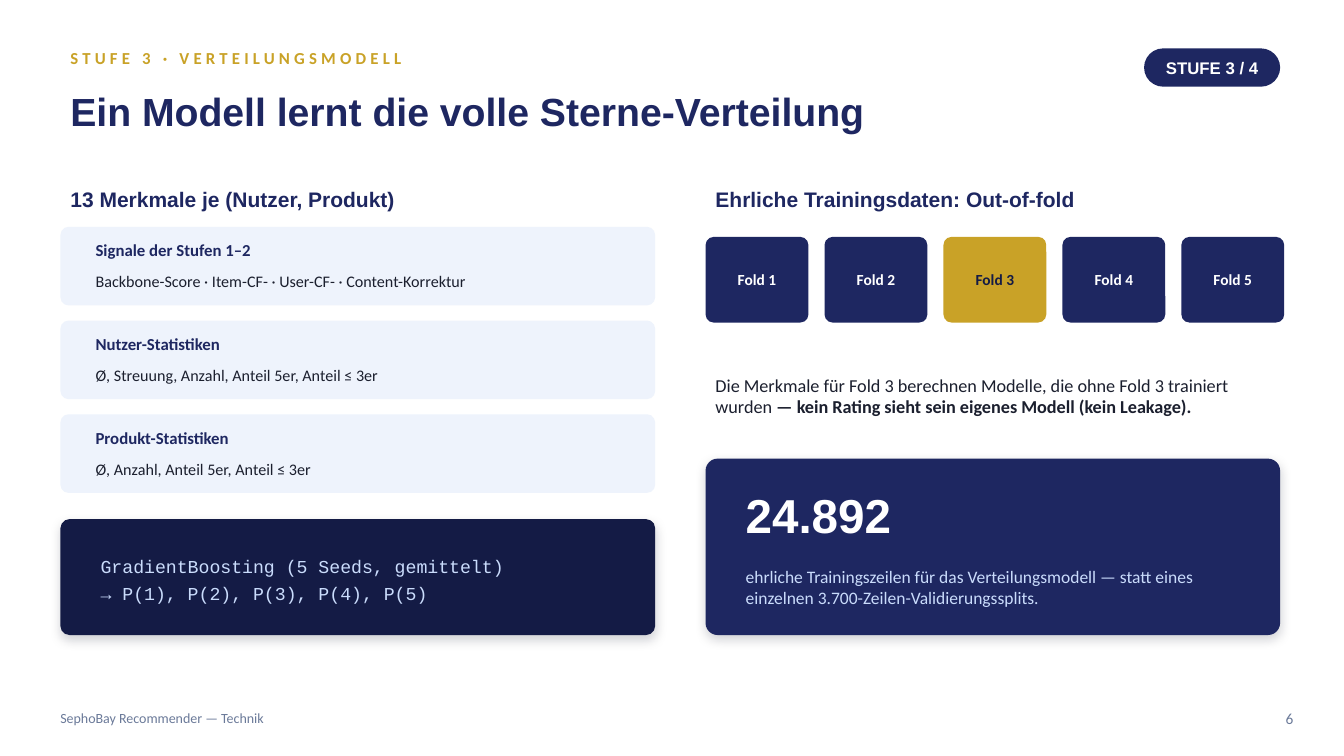
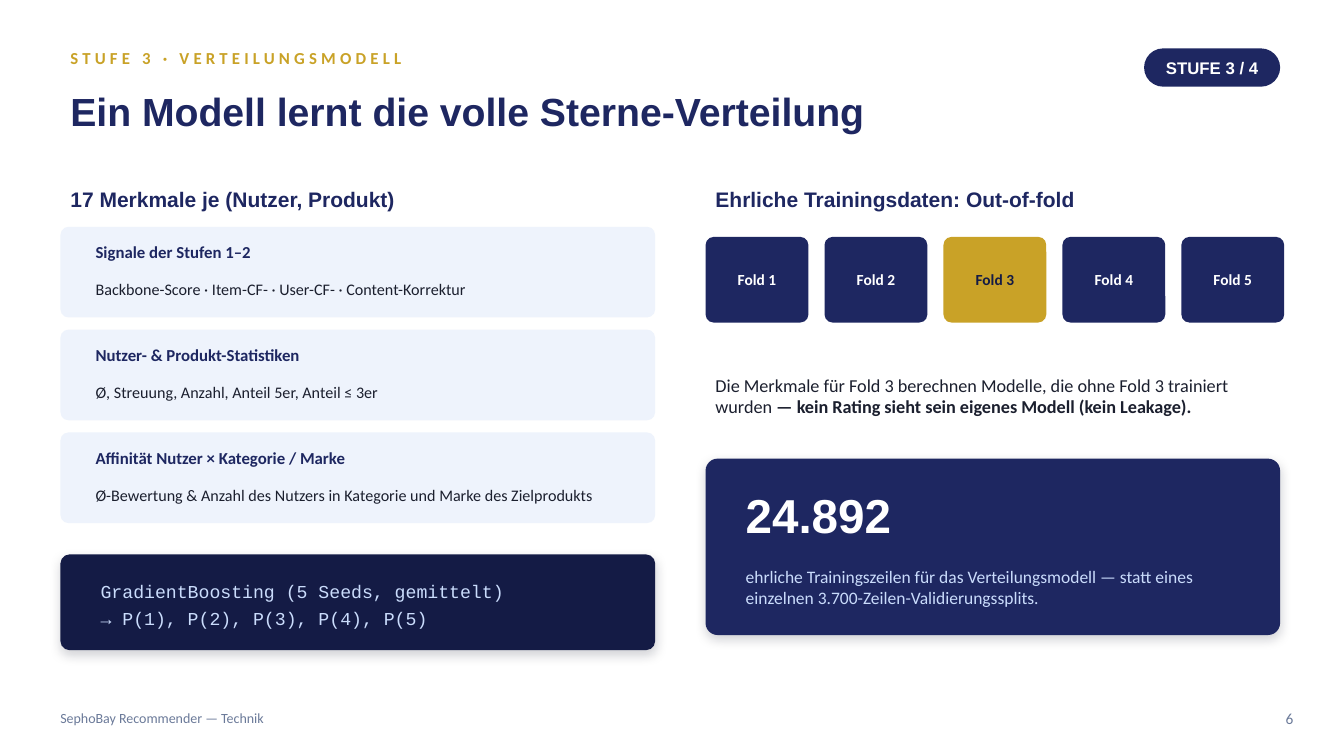
Before and after one commit to KaaraDev/sephobay, a slide deck: slide 6 of SephoBay_Praesentation_Technik.pptx. Drawn at 1344x756 pixels with LibreOffice and Linux fonts; fonts in the diff are those of the drawing. Boxes give left, top, right and bottom in pixels: in the first picture for what was removed or moved away, otherwise in the second. Text is boxed around its words. In the diff, an @@ line names an element or a change of style, - is before the commit and + after.

```diff
--- a/SephoBay_Praesentation_Technik.pptx
+++ b/SephoBay_Praesentation_Technik.pptx
@@ text at bbox=[70, 191, 394, 211]: text changed @@
-13 Merkmale je (Nutzer, Produkt)
+17 Merkmale je (Nutzer, Produkt)
@@ rounded rectangle: place and size @@
-rounded rectangle at bbox=[60, 227, 655, 306]
+rounded rectangle at bbox=[60, 227, 655, 318]
@@ text "Backbone-Score · Item-CF- · User-CF- ...": place and size @@
-text "Backbone-Score · Item-CF- · User-CF- ..." at bbox=[96, 276, 465, 287]
+text "Backbone-Score · Item-CF- · User-CF- ..." at bbox=[96, 284, 465, 295]
@@ rounded rectangle: place and size @@
-rounded rectangle at bbox=[60, 321, 655, 399]
+rounded rectangle at bbox=[60, 330, 655, 420]
@@ text at bbox=[96, 349, 299, 361]: text changed @@
-Nutzer-Statistiken
+Nutzer- & Produkt-Statistiken
@@ text "Ø, Streuung, Anzahl, Anteil 5er, ...": place and size @@
-text "Ø, Streuung, Anzahl, Anteil 5er, ..." at bbox=[96, 370, 378, 384]
+text "Ø, Streuung, Anzahl, Anteil 5er, ..." at bbox=[96, 387, 378, 401]
@@ rounded rectangle: place and size @@
-rounded rectangle at bbox=[60, 414, 655, 493]
+rounded rectangle at bbox=[60, 433, 655, 523]
@@ text at bbox=[96, 452, 345, 467]: text changed @@
-Produkt-Statistiken
+Affinität Nutzer × Kategorie / Marke
@@ text at bbox=[96, 490, 592, 504]: text changed @@
-Ø, Anzahl, Anteil 5er, Anteil ≤ 3er
+Ø-Bewertung & Anzahl des Nutzers in Kategorie und Marke des Zielprodukts
@@ proportions changed in 4 elements at bbox=[60, 227, 655, 318], bbox=[60, 330, 655, 420], bbox=[60, 433, 655, 523], bbox=[60, 555, 655, 650] @@
@@ rounded rectangle: place and size @@
-rounded rectangle at bbox=[60, 519, 655, 635]
+rounded rectangle at bbox=[60, 555, 655, 650]
@@ text "GradientBoosting (5 Seeds, gemittelt)": place and size @@
-text "GradientBoosting (5 Seeds, gemittelt)" at bbox=[101, 560, 504, 604]
+text "GradientBoosting (5 Seeds, gemittelt)" at bbox=[101, 585, 504, 629]
```
Also in this commit, not shown: 3 other slides changed, 7 other files.
